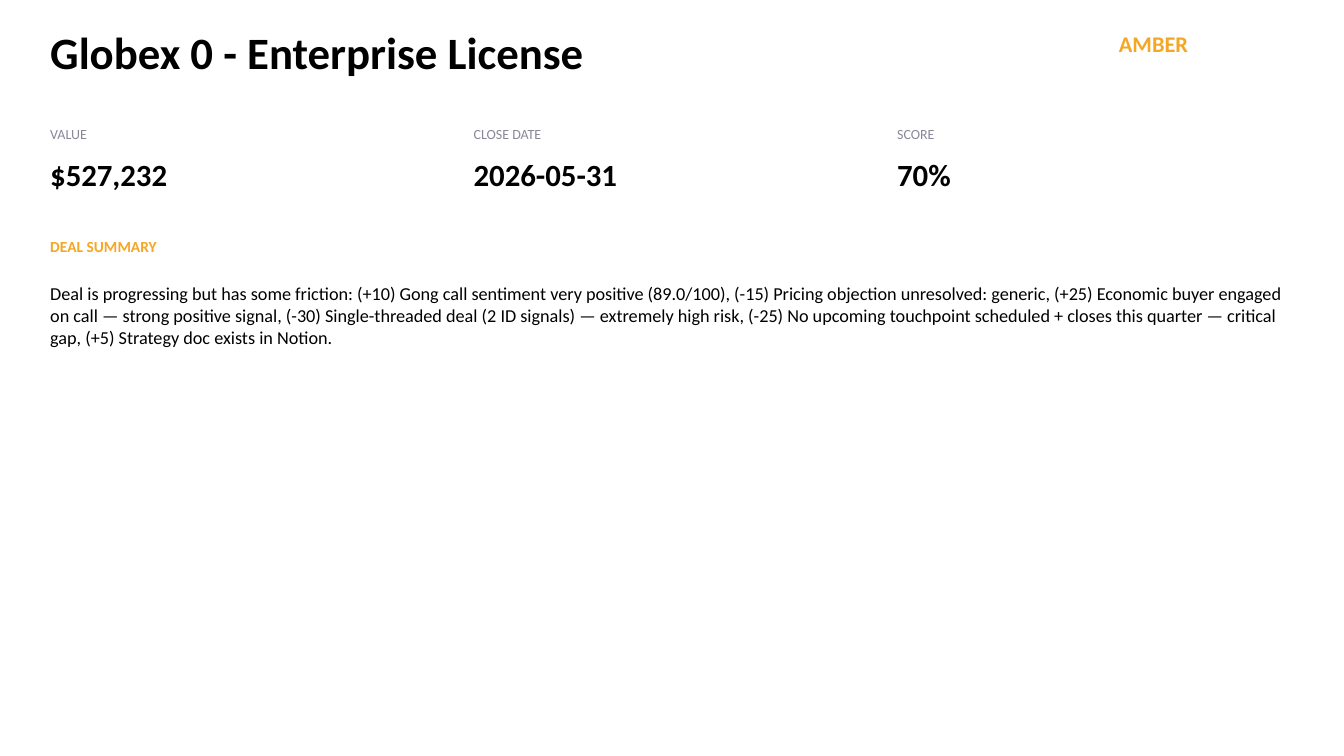
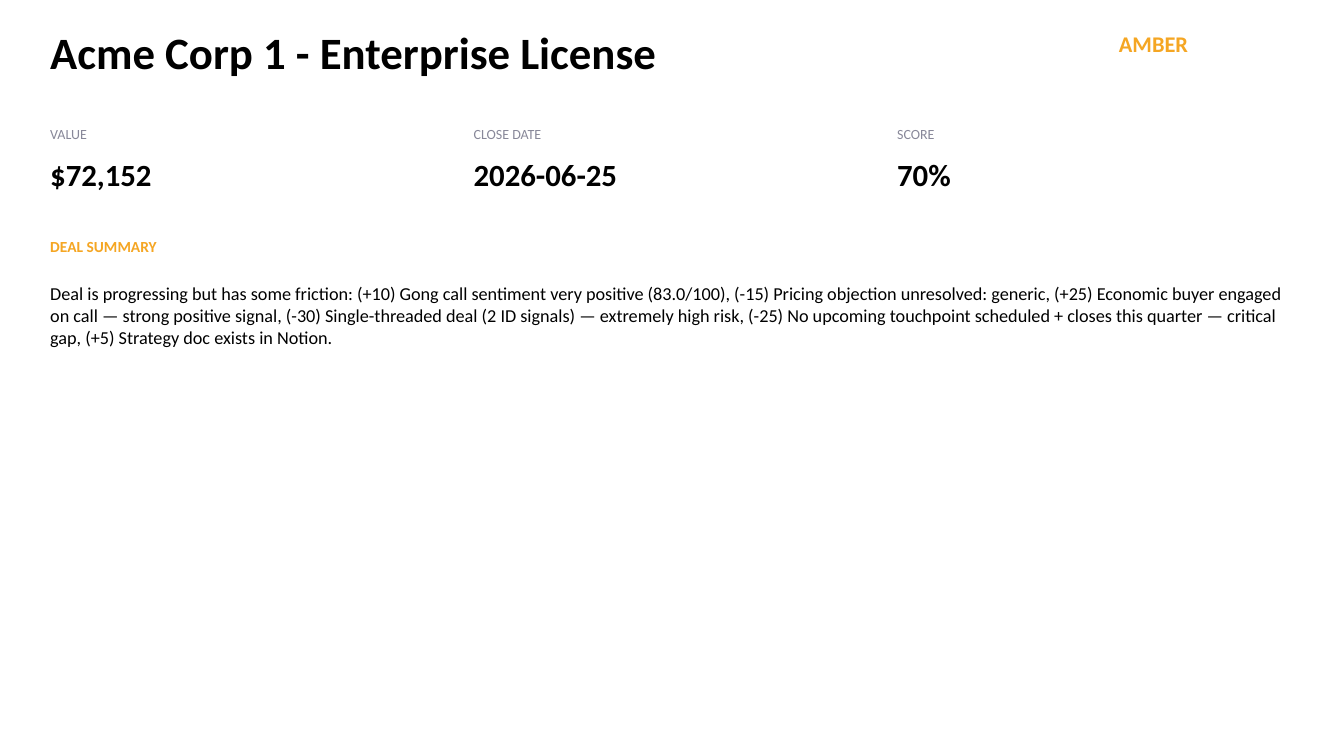
Before and after one commit to vineeta07/Piratesofcoralbean, a slide deck: slide 3 of pipeline_deck.pptx. Drawn at 1344x756 pixels with LibreOffice and Linux fonts; fonts in the diff are those of the drawing. Boxes give left, top, right and bottom in pixels: in the first picture for what was removed or moved away, otherwise in the second. Text is boxed around its words. In the diff, an @@ line names an element or a change of style, - is before the commit and + after.

```diff
--- a/pipeline_deck.pptx
+++ b/pipeline_deck.pptx
@@ text at <box>50,37,656,76</box>: text changed @@
-Globex 0 - Enterprise License
+Acme Corp 1 - Enterprise License
@@ text at <box>50,165,151,190</box>: text changed @@
-$527,232
+$72,152
@@ text at <box>474,165,617,187</box>: text changed @@
-2026-05-31
+2026-06-25
@@ text at <box>50,287,1281,347</box>: text changed @@
-Deal is progressing but has some friction: (+10) Gong call sentiment very positive (89.0/100), (-15) Pricing objection unresolved: generic, (+25) Economic buyer engaged on call — strong positive signal, (-30) Single-threaded deal (2 ID signals) — extremely high risk, (-25) No upcoming touchpoint scheduled + closes this quarter — critical gap, (+5) Strategy doc exists in Notion.
+Deal is progressing but has some friction: (+10) Gong call sentiment very positive (83.0/100), (-15) Pricing objection unresolved: generic, (+25) Economic buyer engaged on call — strong positive signal, (-30) Single-threaded deal (2 ID signals) — extremely high risk, (-25) No upcoming touchpoint scheduled + closes this quarter — critical gap, (+5) Strategy doc exists in Notion.
```
Also in this commit, not shown: 3 other slides changed, 3 other files.
